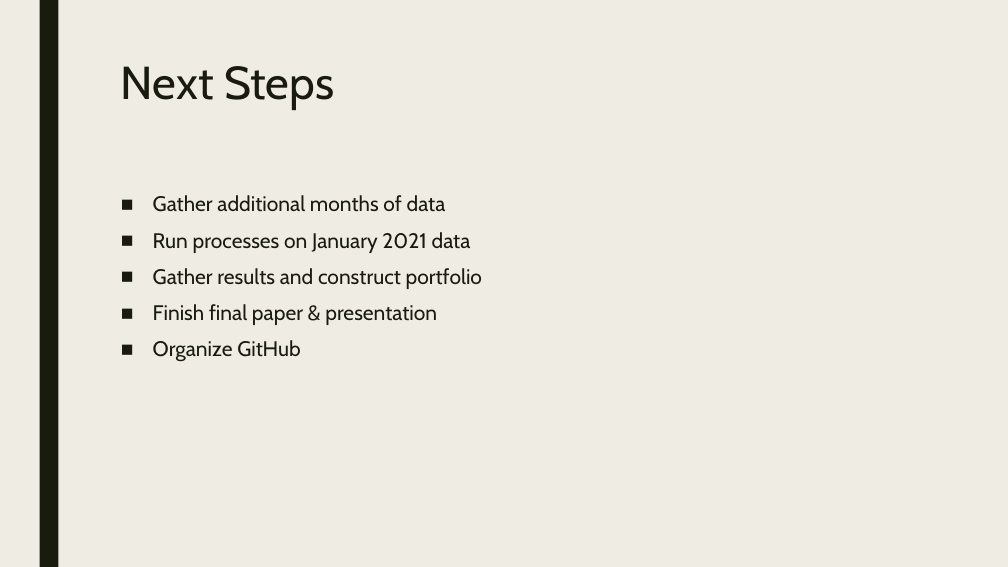
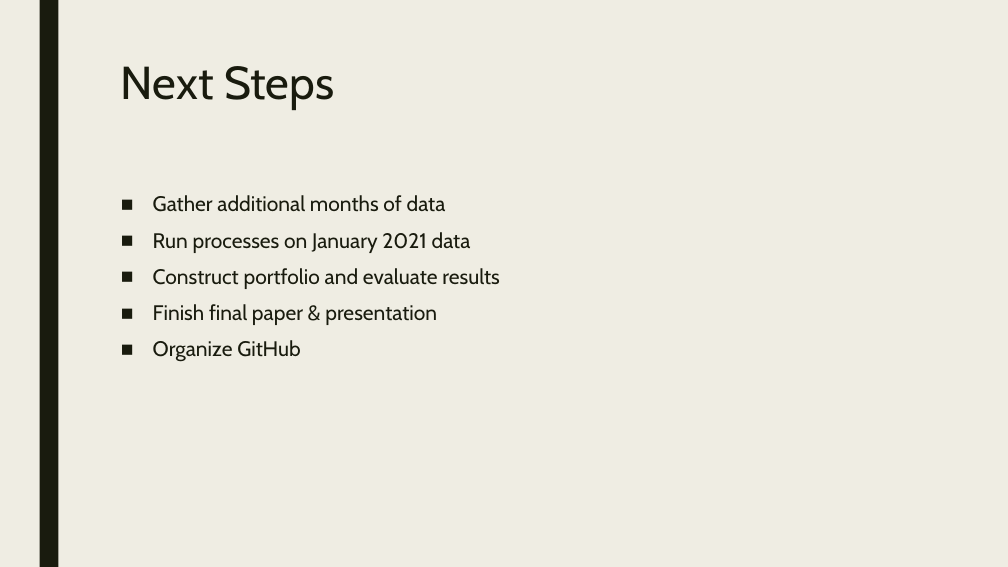
Before and after one commit to typaint/capstone, a slide deck: slide 5 of updates/update8.pptx. Drawn at 1008x567 pixels with LibreOffice and Linux fonts; fonts in the diff are those of the drawing. Boxes give left, top, right and bottom in pixels: in the first picture for what was removed or moved away, otherwise in the second. Text is boxed around its words. In the diff, an @@ line names an element or a change of style, - is before the commit and + after.

```diff
--- a/updates/update8.pptx
+++ b/updates/update8.pptx
@@ text at [153, 268, 500, 289]: text changed @@
-■ Gather results and construct portfolio
+■ Construct portfolio and evaluate results
```
Also in this commit, not shown: 4 other files.
